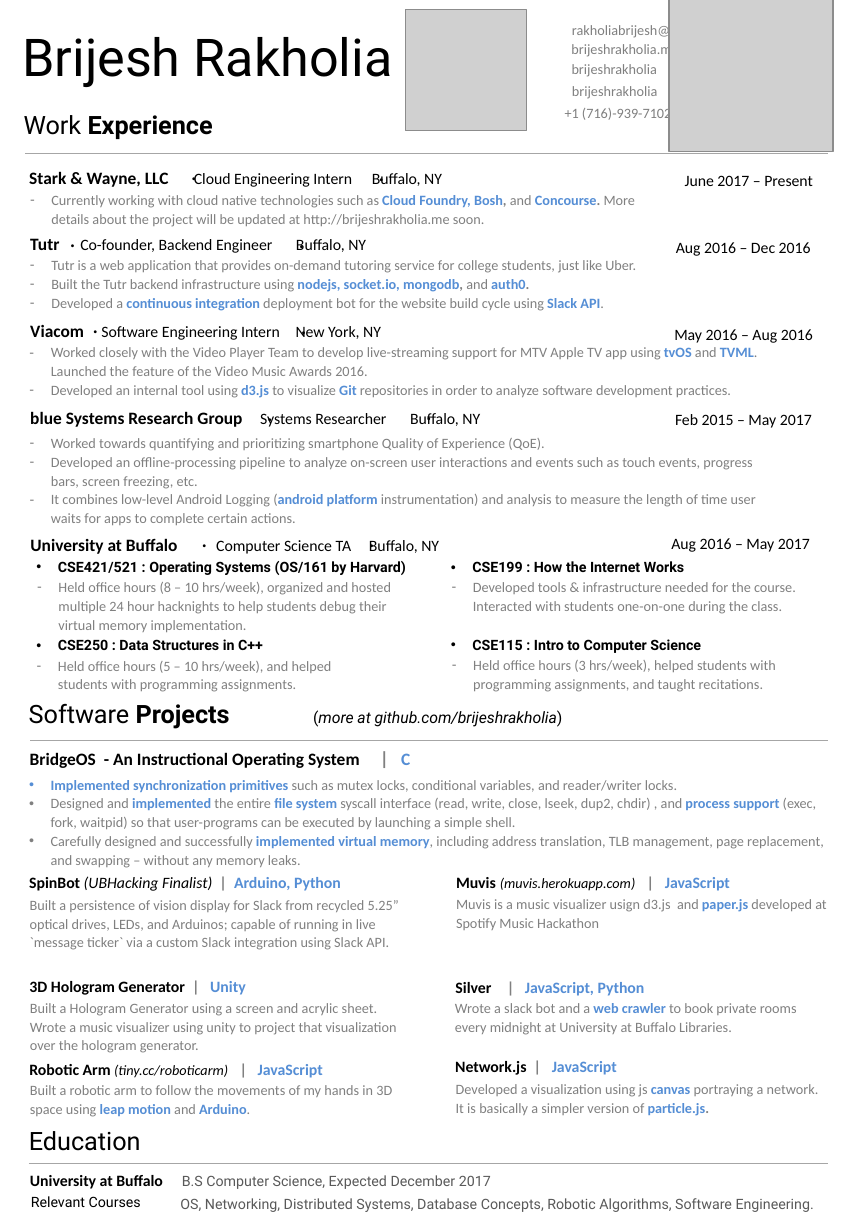
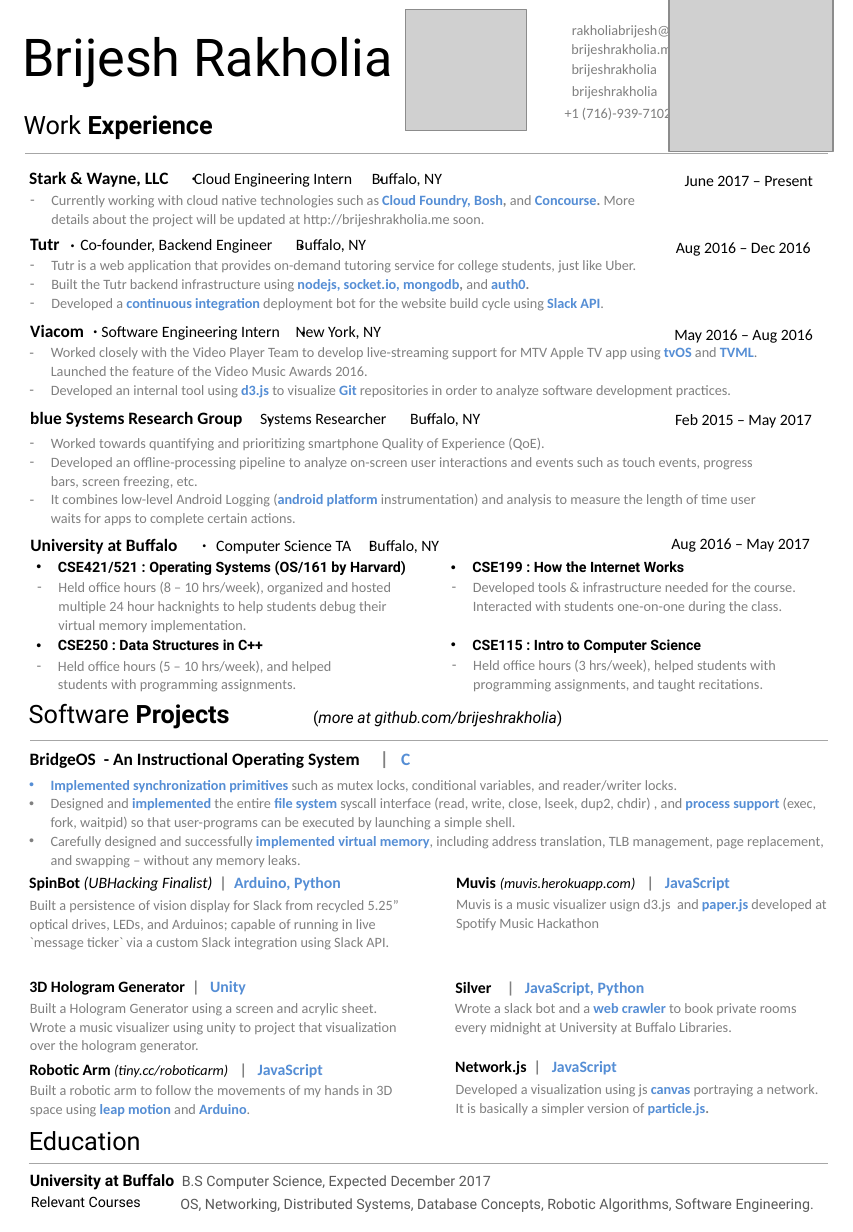
Before and after one commit to abhijitnathwani/brijeshrakholia.github.io, a slide deck: slide 1 of resource/brijesh-resume.pptx. Drawn at 853x1232 pixels with LibreOffice and Linux fonts; fonts in the diff are those of the drawing; grey boxes stand for pictures; background and template pictures are left out. Boxes give left, top, right and bottom in pixels: in the first picture for what was removed or moved away, otherwise in the second. Text is boxed around its words. In the diff, an @@ line names an element or a change of style, - is before the commit and + after.

```diff
--- a/resource/brijesh-resume.pptx
+++ b/resource/brijesh-resume.pptx
@@ text "University at Buffalo" at <box>30,1174,175,1190</box>: font Calibri to Roboto @@
```
Also in this commit, not shown: 2 other files.
